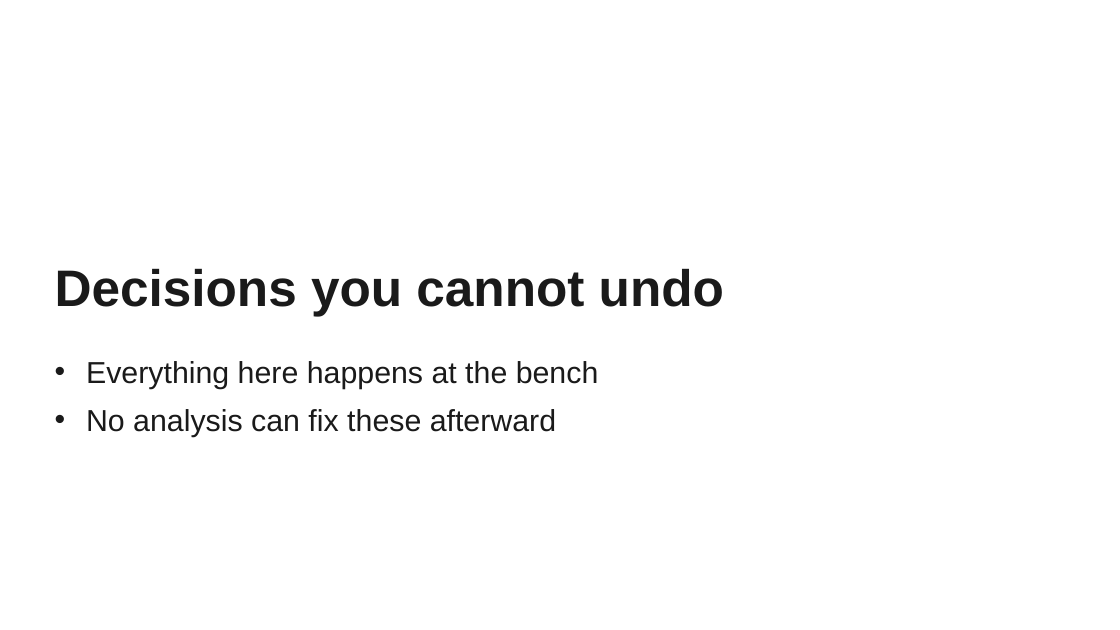
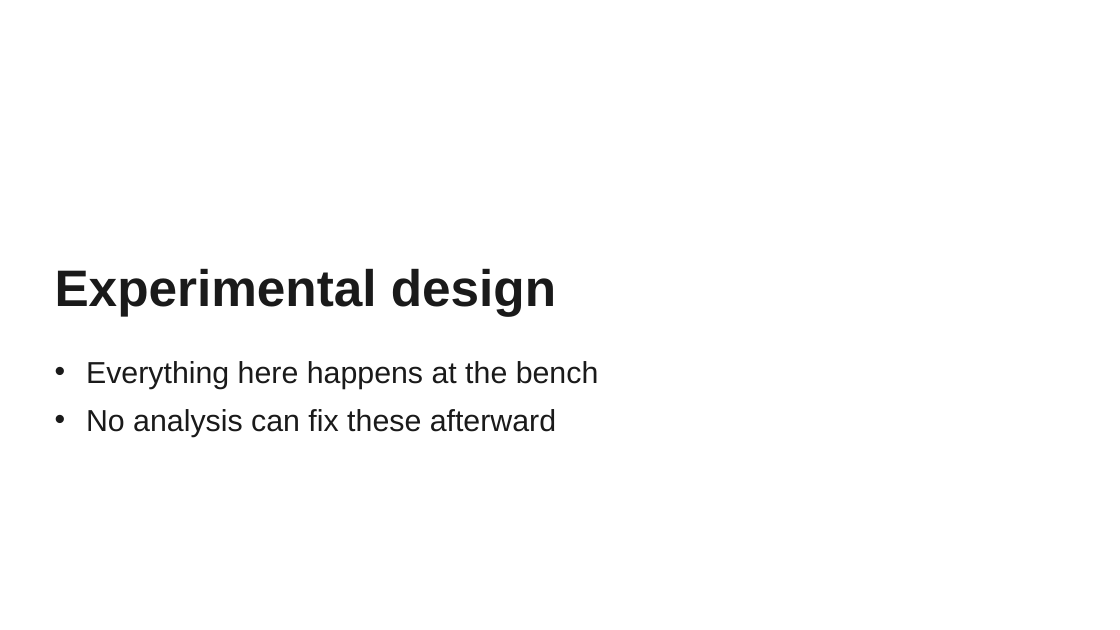
Before and after one commit to savannahmwesigwa/bulk-rnaseq-course, a slide deck: slide 8 of slides/bulk_rnaseq_tutorial.pptx. Drawn at 1120x630 pixels with LibreOffice and Linux fonts; fonts in the diff are those of the drawing. Boxes give left, top, right and bottom in pixels: in the first picture for what was removed or moved away, otherwise in the second. Text is boxed around its words. In the diff, an @@ line names an element or a change of style, - is before the commit and + after.

```diff
--- a/slides/bulk_rnaseq_tutorial.pptx
+++ b/slides/bulk_rnaseq_tutorial.pptx
@@ text at [55, 268, 556, 316]: text changed @@
-Decisions you cannot undo
+Experimental design
```
Also in this commit, not shown: 15 other slides changed, 3 other files.
